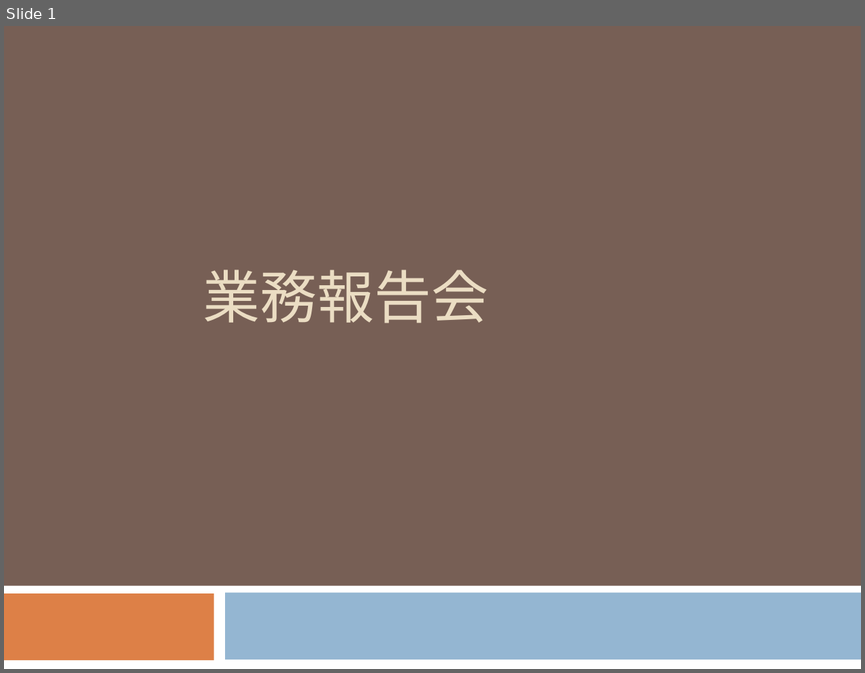
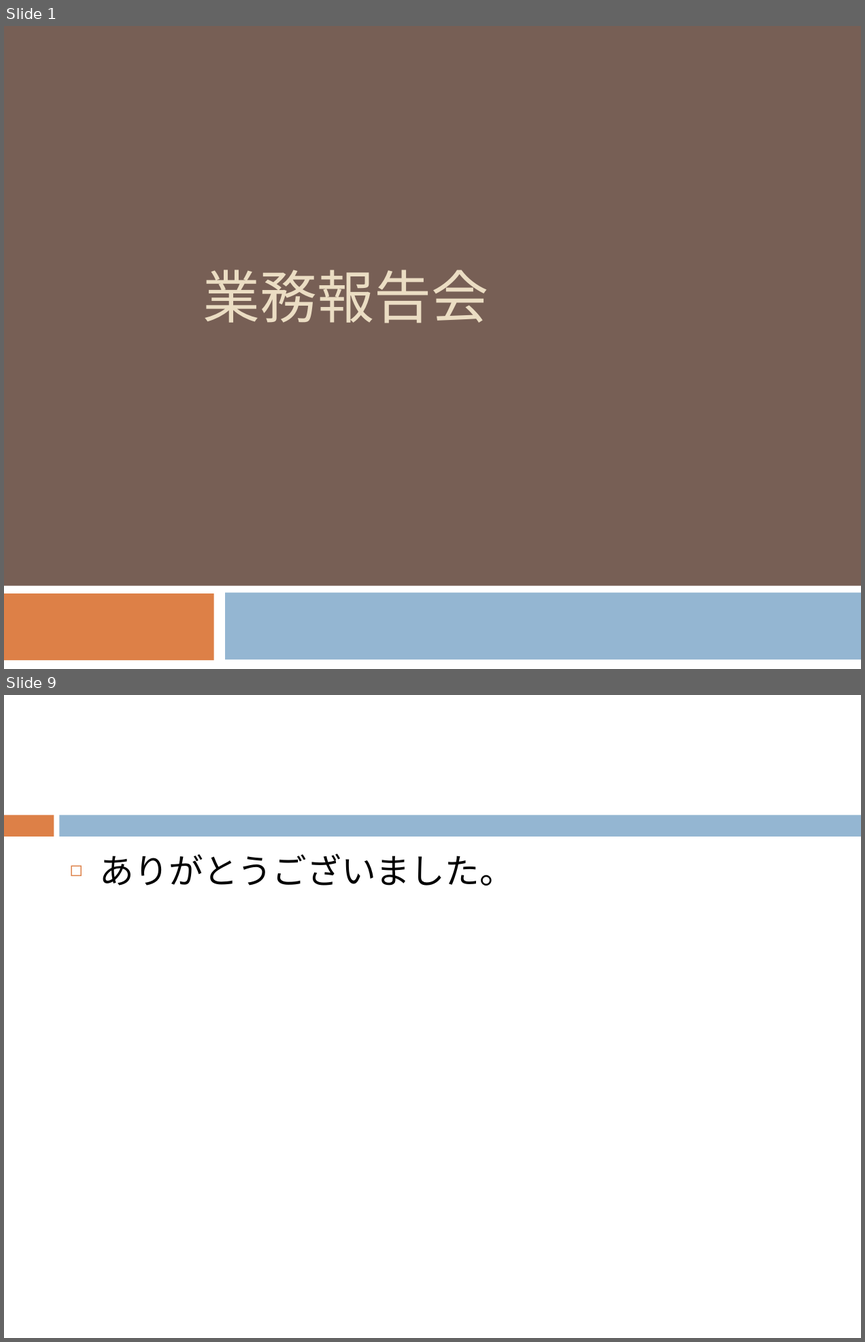
Before and after one commit to uil330/git, a slide deck: 業務報告.ppt. Shown one above the other, each under a label of ours: slide 1 before the commit, slides 1 and 9 after it; the slides between them are not shown. The pictures are 865x673 and 865x1342 pixels, drawn with LibreOffice and Linux fonts; fonts in the diff are those of the drawing. Boxes give left, top, right and bottom in pixels: in the first picture for what was removed or moved away, otherwise in the second. Text is boxed around its words. In the diff, an @@ line names an element or a change of style, - is before the commit and + after.

```diff
--- a/業務報告.ppt
+++ b/業務報告.ppt
@@ slide 9 added at (4,695,861,1338), background #FFFFFF @@
@@ rectangle added at (4,815,54,836), fill #DD8047 @@
@@ rectangle added at (60,815,861,836), fill #94B6D2 @@
@@ text added at (100,853,514,885), 29 pt, text #000000 @@
+◻ ありがとうございました。
```
Also in this commit, not shown: 3 slides changed, 4 other slides added, 2 slides removed.
